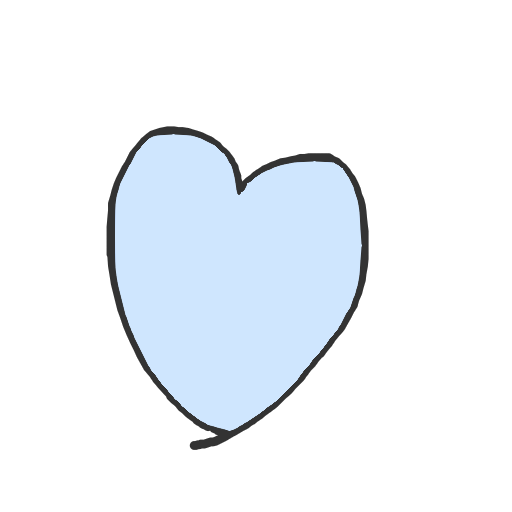
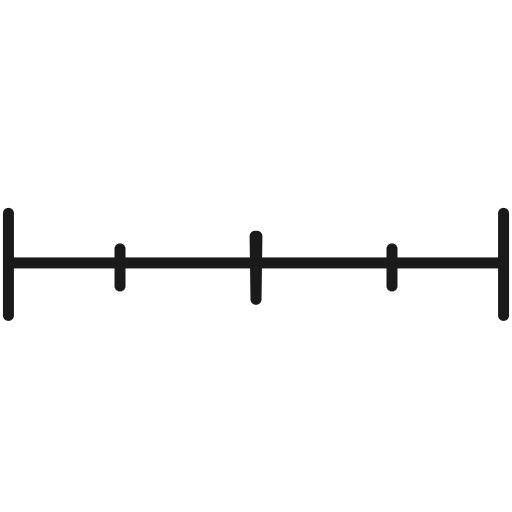
Two versions of the same layered image (512px x 512px). Layer-by-layer changes:
added layer "Paint Layer 4" above "Copy of Full heart" over [2, 192, 510, 384]
hid "Copy of Full heart" over [64, 126, 384, 450]
